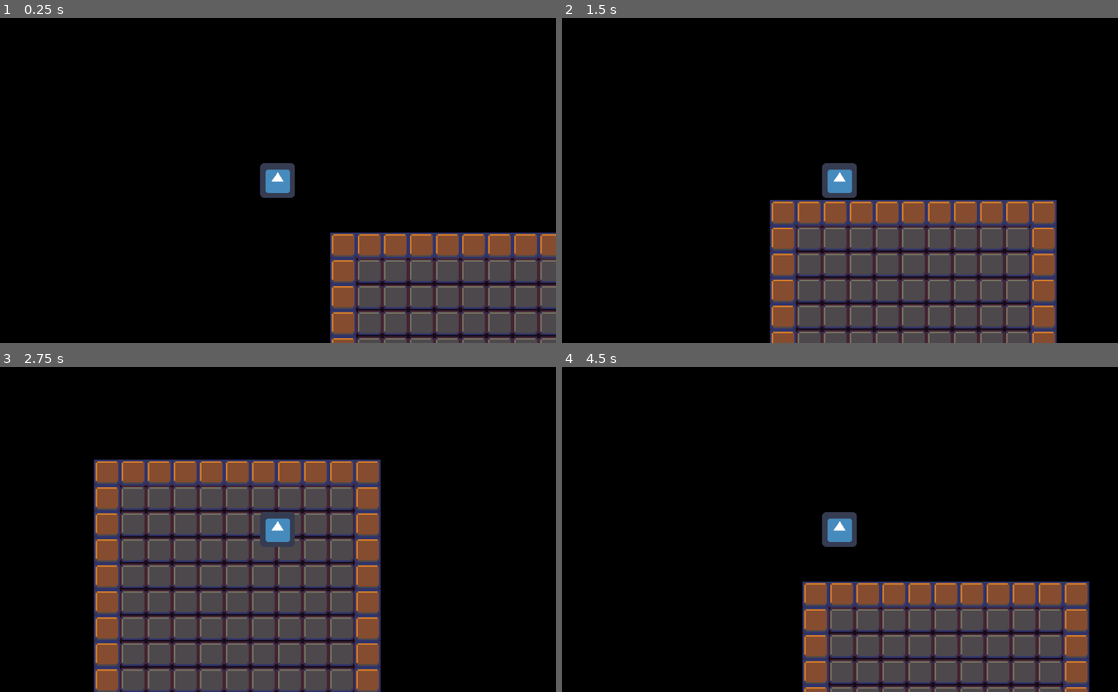
Above: before the commit, frames 1-4 (two rows, left to right).
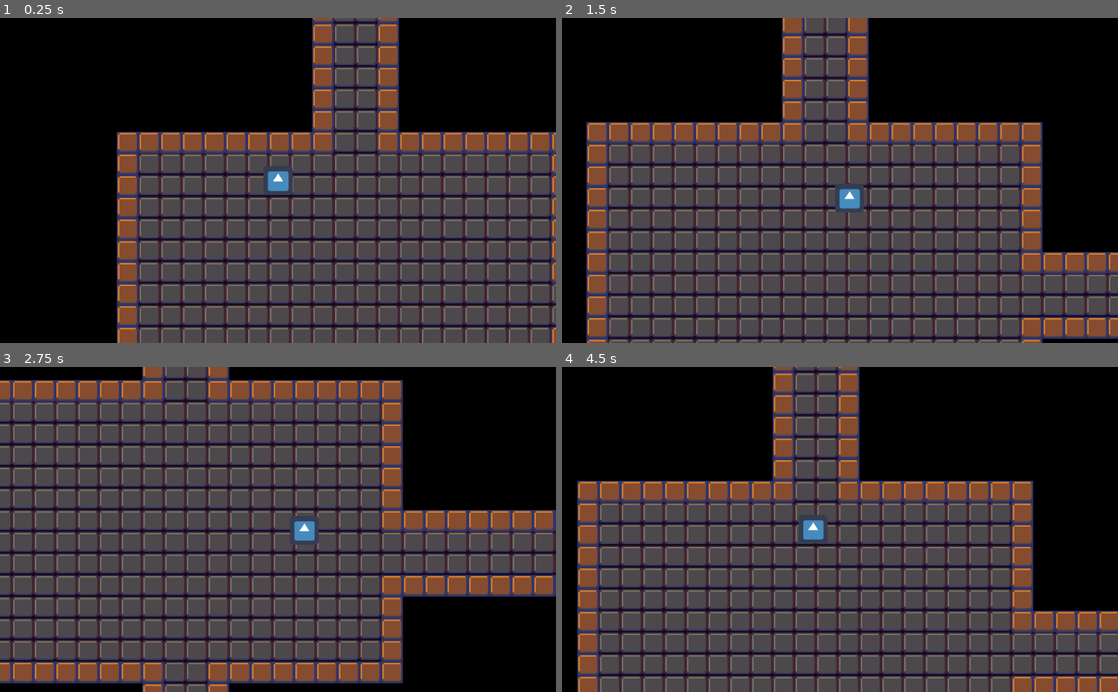
Above: after the commit, the same moments.

Repository: 3akev/waterblade
Game: Godot game, scene res://Main.tscn
Two runs of this game, one before a commit and one after it. Both use one fixed random seed, a clock stepped at 60 frames per second and the inputs below. The engine's default icon, where the game draws it, is replaced by a stand-in: a white triangle on a blue panel in a dark square.
Inputs:
- Up to frame 1 (0.25 s): no input
- Up to frame 2 (1.5 s): tap Enter at 0.5 s; hold D (right) 0.53-1.28 s; hold S (down) from 1.28 s (still down)
- Up to frame 3 (2.75 s): release S (down) at 2.03 s; hold D (right) from 2.03 s (still down)
- Up to frame 4 (4.5 s): release D (right) at 2.78 s; hold W (up) 2.78-3.53 s; hold A (left) from 3.53 s (still down)

The runs differ from the first frame. In frame 1, 52% of the frame differs, in the area x 21-100%, y 0-100%; in frame 2, 57%; in frame 3, 65%, in the area x 0-100%, y 0-100%; in frame 4, 58%.

Commit message:
Dungeon generation

Diff:
--- a/Core/Constants.gd
+++ b/Core/Constants.gd
@@ -1,3 +1,10 @@
 extends Node
 
 const PLAYER_SPEED = 300  # in pixels/second
+
+const MAX_ROOM_SIZE = Vector2(25, 20)
+const MIN_ROOM_SIZE = Vector2(15, 12)
+
+const ROOM_SLOT_SIZE = MAX_ROOM_SIZE + Vector2(2, 2)
+const MIN_ROOMS_PER_DUNGEON = 4
+const MAX_ROOMS_PER_DUNGEON = 9
--- a/Core/Entities.gd
+++ b/Core/Entities.gd
@@ -1,11 +1,7 @@
 extends Node2D
 
-var Player = preload("res://Ecs/Entities/Player.tscn")
-
 func _ready():
-	var player = Player.instance()
-	add_child(player)
-	notify_systems(player)
+	notify_systems($Player)
 
 func notify_systems(e):
 	get_tree().call_group("Systems", "recheck_entity", e)
--- a/Core/World.gd
+++ b/Core/World.gd
@@ -1,19 +1,61 @@
 extends Node2D
 
 onready var tilemap = $TileMap
+var floor_index
+var wall_index
+var rng = RandomNumberGenerator.new()
+var directions = [Vector2.LEFT, Vector2.RIGHT, Vector2.UP, Vector2.DOWN]
+
+var rooms = {}
+
 
 func _ready():
 	VisualServer.set_default_clear_color(Color.black)
-	#create two rooms
-	var room1 = Rect2(2, 2, 10, 15)
-	var room2 = Rect2(50, 15, 10, 15)
-	create_room(room1)
-	create_room(room2)
+	floor_index = tilemap.tile_set.find_tile_by_name("Floor")
+	wall_index = tilemap.tile_set.find_tile_by_name("Wall")
+
+	rng.randomize()
+	create_dungeon()
+
+func create_dungeon():
+	var room = get_room(Vector2(0, 0))
+	create_room(room)
+	rooms[Vector2(0, 0)] = room
+
+	var num_rooms = rng.randi_range(Constants.MIN_ROOMS_PER_DUNGEON, Constants.MAX_ROOMS_PER_DUNGEON) - 1
+	for i in range(num_rooms):
+		create_next_room()
+
+func create_next_room():
+	var room_slots = rooms.keys()
+	room_slots.shuffle()
+
+	var previous_room_slot = room_slots[0]
+
+	var direction = directions[rng.randi_range(0, 3)]
+	var room_slot = previous_room_slot + direction
+
+	if room_slot in rooms:
+		return create_next_room()
+
+	var room = get_room(room_slot)
+
+	create_room(room)
+	if direction in [Vector2.UP, Vector2.DOWN]:
+		create_v_tunnel(rooms[previous_room_slot], room)
+	else:
+		create_h_tunnel(rooms[previous_room_slot], room)
+	rooms[room_slot] = room
+
+func get_room(room_slot):
+	var room = Rect2(0, 0, rng.randi_range(Constants.MIN_ROOM_SIZE.x, Constants.MAX_ROOM_SIZE.x), rng.randi_range(Constants.MIN_ROOM_SIZE.y, Constants.MAX_ROOM_SIZE.y))
+	room.position = room_slot * Constants.ROOM_SLOT_SIZE
+	room.position.x += (Constants.ROOM_SLOT_SIZE.x * (room_slot.x + 1) - room.end.x) / 2
+	room.position.y += (Constants.ROOM_SLOT_SIZE.y * (room_slot.y + 1) - room.end.y) / 2
+	return room
 
 func create_room(rect):
 	# place walls around the room
-	var floor_index = tilemap.tile_set.find_tile_by_name("Floor")
-	var wall_index = tilemap.tile_set.find_tile_by_name("Wall")
 	for x in range(rect.position.x, rect.end.x + 1):
 		tilemap.set_cell(x, rect.position.y, wall_index)
 		tilemap.set_cell(x, rect.end.y, wall_index)
@@ -25,3 +67,35 @@
 	for x in range(rect.position.x + 1, rect.end.x):
 		for y in range(rect.position.y + 1, rect.end.y):
 			tilemap.set_cell(x, y, floor_index)
+
+func create_h_tunnel(room1, room2):
+	var start
+	var end
+	if room1.position.x < room2.position.x:
+		start = room1.end.x
+		end = room2.position.x
+	else:
+		start = room2.end.x
+		end = room1.position.x
+	var y = clamp(room1.position.y + room1.size.y/2, room2.position.y + 2, room2.end.y - 2)
+	for x in range(start, end + 1):
+		tilemap.set_cell(x, y - 1, wall_index)
+		tilemap.set_cell(x, y, floor_index)
+		tilemap.set_cell(x, y + 1, floor_index)
+		tilemap.set_cell(x, y + 2, wall_index)
+
+func create_v_tunnel(room1, room2):
+	var start
+	var end
+	if room1.position.y < room2.position.y:
+		start = room1.end.y
+		end = room2.position.y
+	else:
+		start = room2.end.y
+		end = room1.position.y
+	var x = clamp(room1.position.x + room1.size.x/2, room2.position.x + 2, room2.end.x - 2)
+	for y in range(start, end + 1):
+		tilemap.set_cell(x - 1, y, wall_index)
+		tilemap.set_cell(x, y, floor_index)
+		tilemap.set_cell(x + 1, y, floor_index)
+		tilemap.set_cell(x + 2, y, wall_index)
--- a/Ecs/Entities/Player.tscn
+++ b/Ecs/Entities/Player.tscn
@@ -12,10 +12,11 @@
 shape = SubResource( 1 )
 
 [node name="Sprite" type="Sprite" parent="."]
-position = Vector2( -0.836243, 0 )
 texture = ExtResource( 2 )
 
 [node name="PlayerMovementComponent" parent="." instance=ExtResource( 1 )]
 
 [node name="Camera2D" type="Camera2D" parent="."]
 current = true
+zoom = Vector2( 1.2, 1.2 )
+smoothing_enabled = true
--- a/Ecs/Systems/PlayerMovementSystem.gd
+++ b/Ecs/Systems/PlayerMovementSystem.gd
@@ -14,5 +14,5 @@
 			direction.x = -1
 		if Input.is_action_pressed("right"):
 			direction.x = 1
-		var movement = (direction * Constants.PLAYER_SPEED * delta).clamped(Constants.PLAYER_SPEED * delta)
-		entity.move_and_collide(movement)
+		var movement = (direction * Constants.PLAYER_SPEED).clamped(Constants.PLAYER_SPEED)
+		entity.move_and_slide(movement)
--- a/Main.tscn
+++ b/Main.tscn
@@ -1,10 +1,14 @@
-[gd_scene load_steps=7 format=2]
+[gd_scene load_steps=9 format=2]
 
 [ext_resource path="res://Ecs/Systems/PlayerMovementSystem.gd" type="Script" id=1]
 [ext_resource path="res://Core/World.gd" type="Script" id=2]
 [ext_resource path="res://Core/Systems.gd" type="Script" id=3]
 [ext_resource path="res://Core/Entities.gd" type="Script" id=4]
 [ext_resource path="res://Assets/Tile.png" type="Texture" id=5]
+[ext_resource path="res://Ecs/Entities/Player.tscn" type="PackedScene" id=6]
+
+[sub_resource type="ConvexPolygonShape2D" id=2]
+points = PoolVector2Array( 0, 0, 48, 0, 48, 48, 0, 48 )
 
 [sub_resource type="TileSet" id=1]
 0/name = "Wall"
@@ -15,7 +19,13 @@
 0/tile_mode = 0
 0/occluder_offset = Vector2( 0, 0 )
 0/navigation_offset = Vector2( 0, 0 )
-0/shapes = [  ]
+0/shapes = [ {
+"autotile_coord": Vector2( 0, 0 ),
+"one_way": false,
+"one_way_margin": 1.0,
+"shape": SubResource( 2 ),
+"shape_transform": Transform2D( 1, 0, 0, 1, 0, 0 )
+} ]
 0/z_index = 0
 1/name = "Floor"
 1/texture = ExtResource( 5 )
@@ -43,6 +53,9 @@
 [node name="Entities" type="Node2D" parent="."]
 script = ExtResource( 4 )
 
+[node name="Player" parent="Entities" instance=ExtResource( 6 )]
+position = Vector2( 500, 300 )
+
 [node name="Systems" type="Node2D" parent="." groups=[
 "Systems",
 ]]
--- a/project.godot
+++ b/project.godot
@@ -22,6 +22,12 @@
 [autoload]
 
 Constants="*res://Core/Constants.gd"
+
+[display]
+
+window/size/resizable=false
+window/stretch/mode="viewport"
+window/stretch/aspect="keep"
 
 [input]
 
@@ -52,4 +58,5 @@
 
 [rendering]
 
+quality/2d/use_pixel_snap=true
 environment/default_environment="res://default_env.tres"
